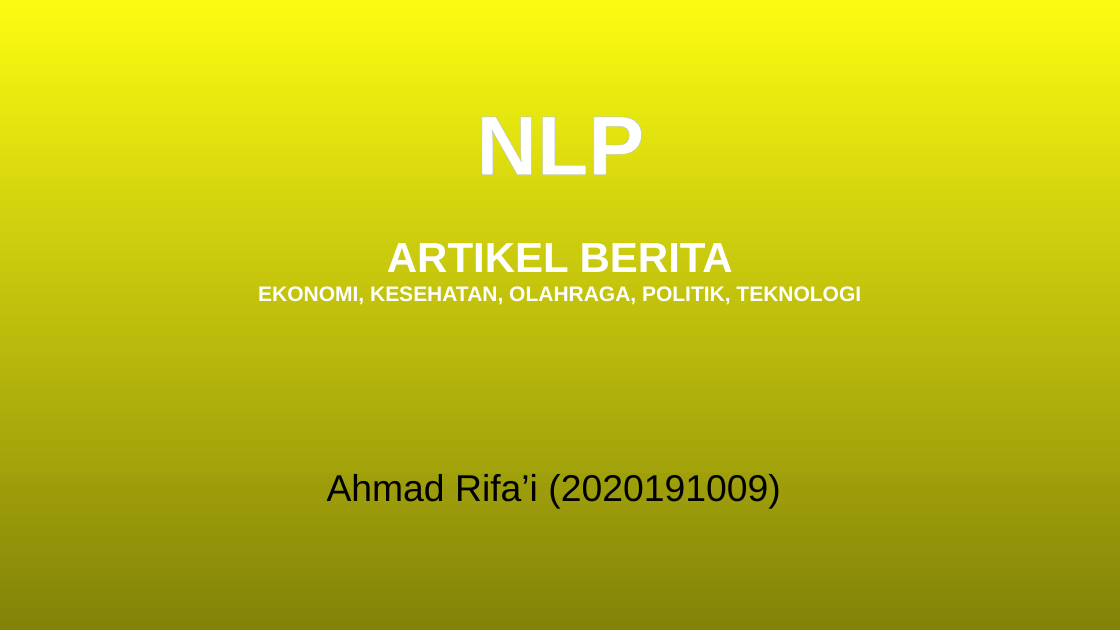
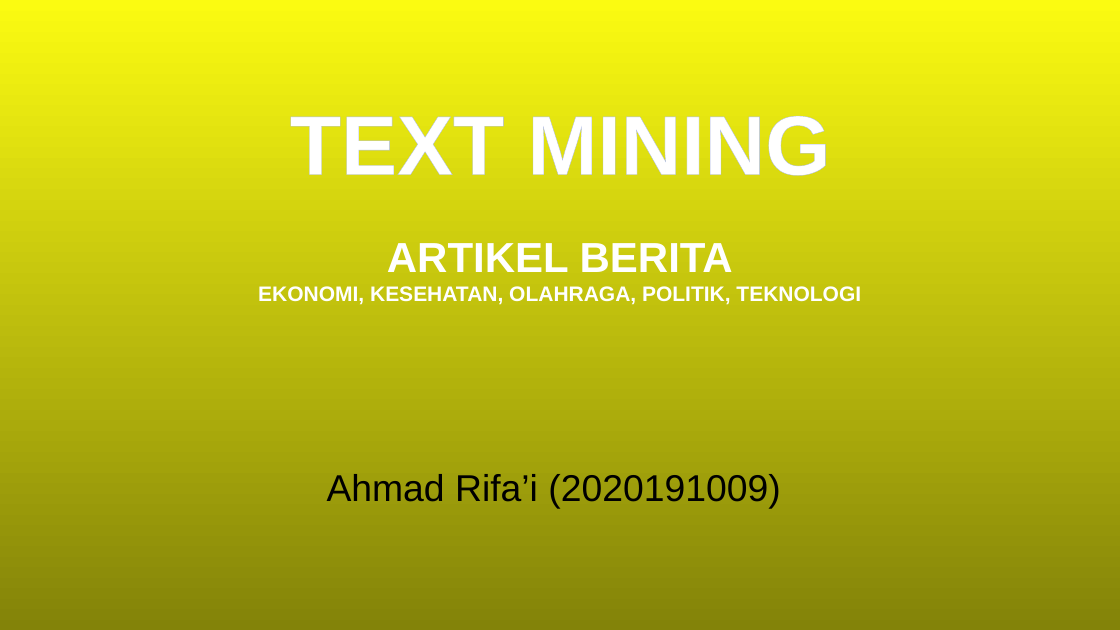
Before and after one commit to rifai716/Text-Mining-and-Classification, a slide deck: slide 1 of 2020191009_Ahmad Rifa'i_NLP Berita.pptx. Drawn at 1120x630 pixels with LibreOffice and Linux fonts; fonts in the diff are those of the drawing; background and template pictures are left out. Boxes give left, top, right and bottom in pixels: in the first picture for what was removed or moved away, otherwise in the second. Text is boxed around its words. In the diff, an @@ line names an element or a change of style, - is before the commit and + after.

```diff
--- a/2020191009_Ahmad Rifa'i_NLP Berita.pptx
+++ b/2020191009_Ahmad Rifa'i_NLP Berita.pptx
@@ text at box(290, 116, 830, 176): text changed @@
-NLP
+TEXT MINING
```
Also in this commit, not shown: 2 other slides changed, 4 slides added, 5 other files.
